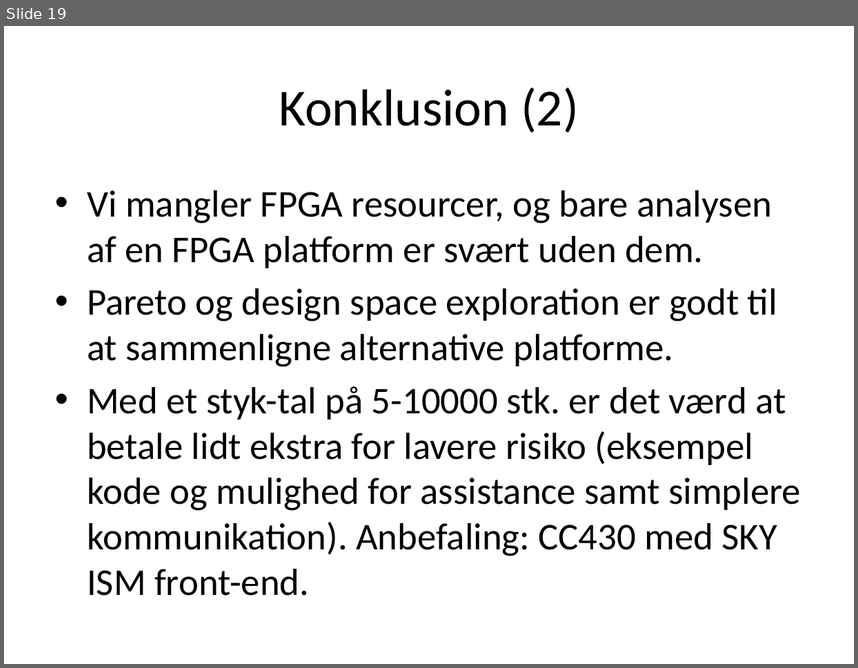
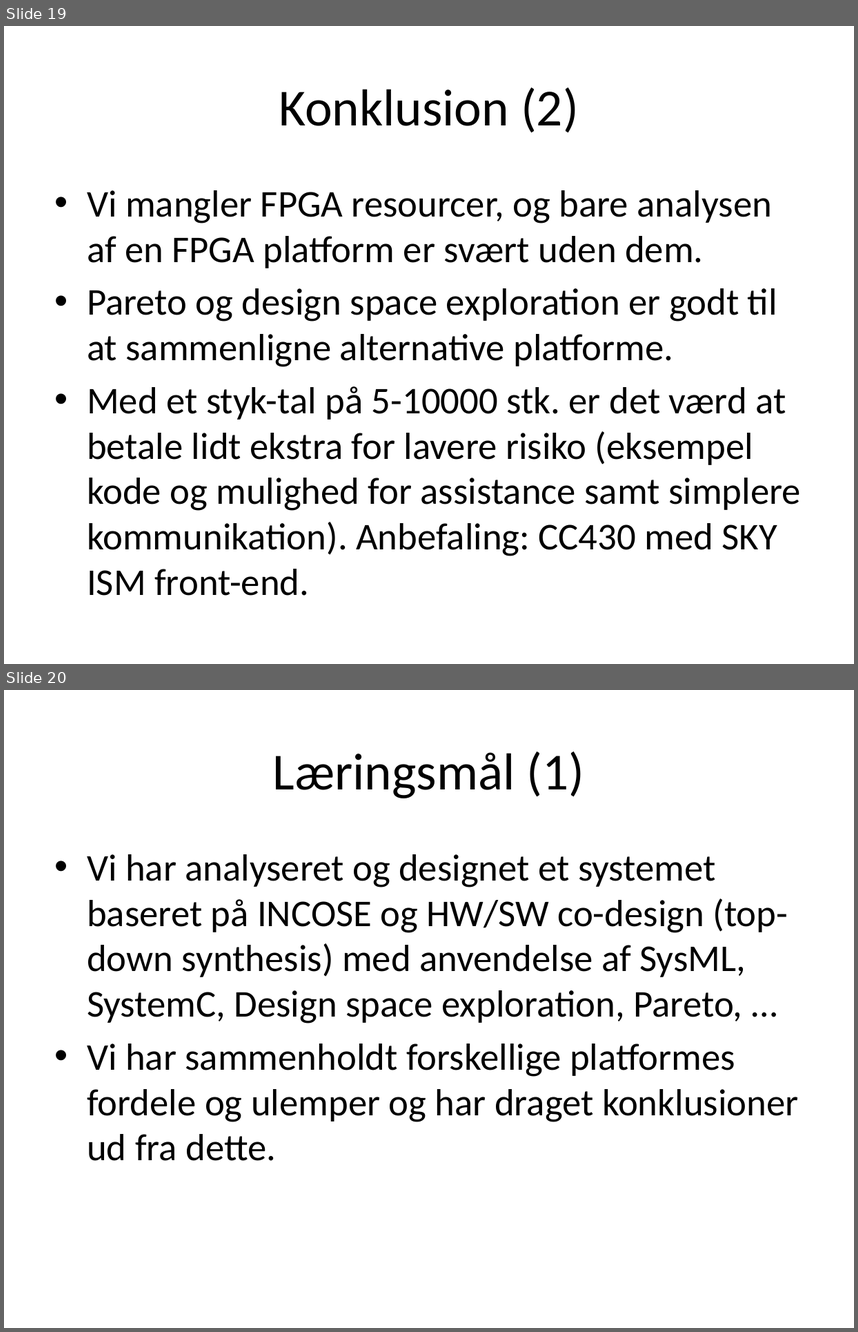
Before and after one commit to ahpoder/masterofit2009, a slide deck: syseng_hwco/proj/Artifact/Presentations/Presentation_exam.pptx. Shown one above the other, each under a label of ours: slide 19 before the commit, slides 19 and 20 after it. The pictures are 858x668 and 858x1332 pixels, drawn with LibreOffice and Linux fonts; fonts in the diff are those of the drawing. Boxes give left, top, right and bottom in pixels: in the first picture for what was removed or moved away, otherwise in the second. Text is boxed around its words. In the diff, an @@ line names an element or a change of style, - is before the commit and + after.

Commit message:
Tilføjer læringsmål

```diff
--- a/syseng_hwco/proj/Artifact/Presentations/Presentation_exam.pptx
+++ b/syseng_hwco/proj/Artifact/Presentations/Presentation_exam.pptx
@@ slide 20 added at <box>4,690,854,1328</box>, background #FFFFFF @@
@@ title added at <box>273,751,585,798</box>, 44 pt, text #000000 @@
+Læringsmål (1)
@@ text added at <box>87,854,799,1161</box>, 32 pt, text #000000 @@
+• Vi har analyseret og designet et systemet baseret på INCOSE og HW/SW co-design (top-down synthesis) med anvendelse af SysML, SystemC, Design space exploration, Pareto, …
+• Vi har sammenholdt forskellige platformes fordele og ulemper og har draget konklusioner ud fra dette.
```
Also in this commit, not shown: 1 other slide added.
